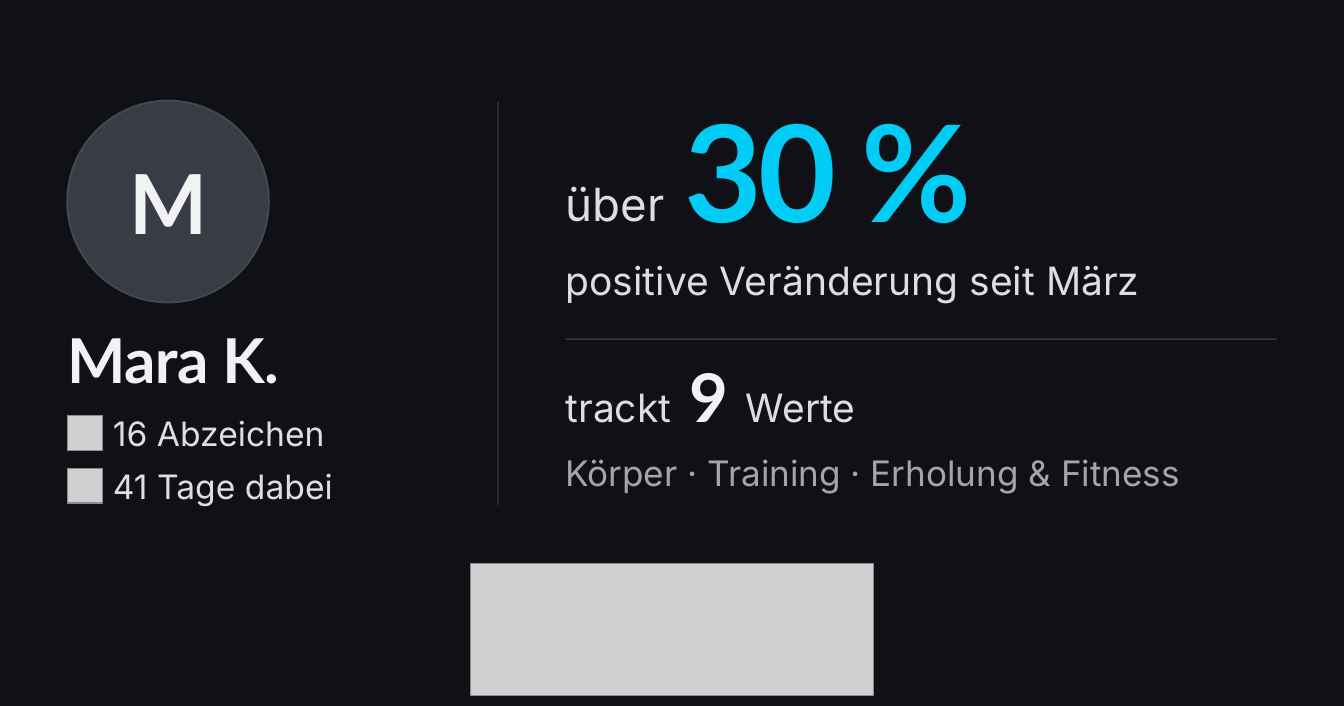
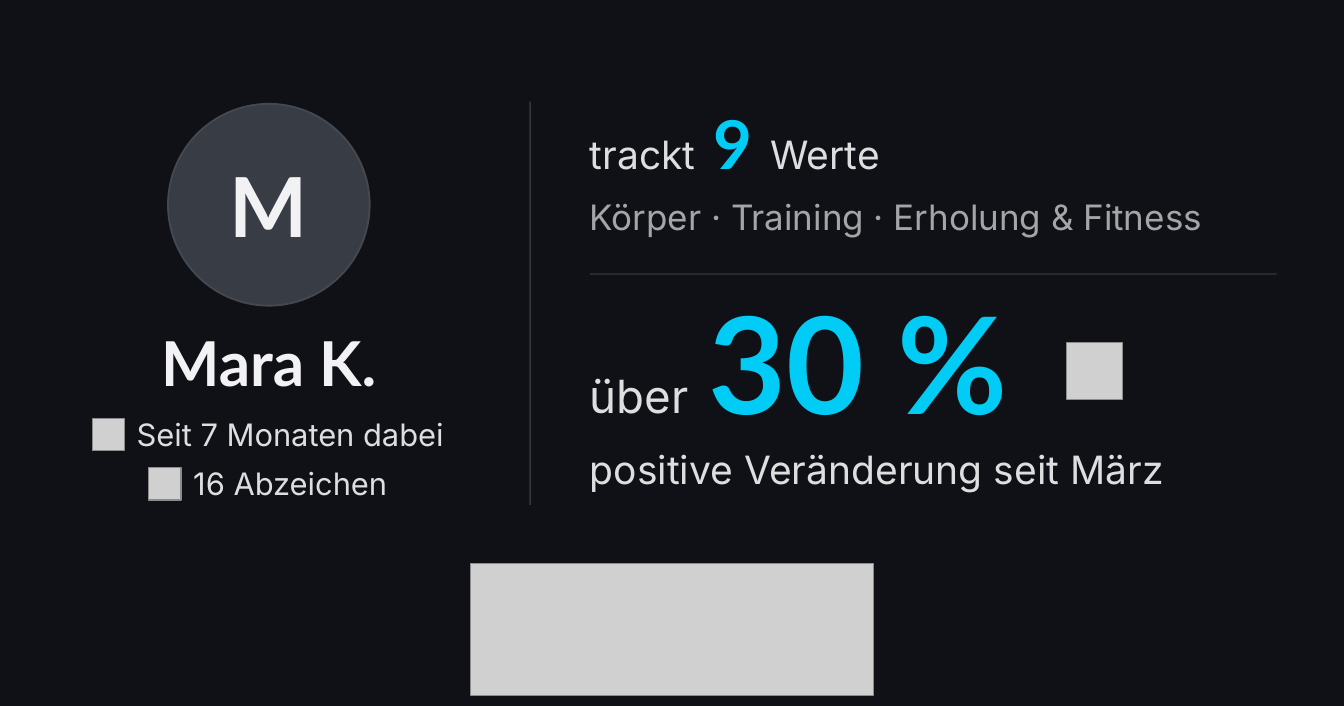
Before and after one commit to Kossa97/HOKU-Health-Hub, a slide deck: slide 4 of docs/profil/canva/hoku-link-karten.pptx (slide 1 before the commit). Drawn at 1344x706 pixels with LibreOffice and Linux fonts; fonts in the diff are those of the drawing; grey boxes stand for pictures; background and template pictures are left out. Boxes give left, top, right and bottom in pixels: in the first picture for what was removed or moved away, otherwise in the second. Text is boxed around its words. In the diff, an @@ line names an element or a change of style, - is before the commit and + after.

```diff
--- a/docs/profil/canva/hoku-link-karten.pptx
+++ b/docs/profil/canva/hoku-link-karten.pptx
@@ text "M": place and size @@
-text "M" at (129, 174, 207, 234)
+text "M" at (230, 177, 308, 237)
@@ ellipse: place and size @@
-ellipse at (67, 101, 269, 303)
+ellipse at (168, 104, 370, 306)
@@ rectangle: place and size @@
-rectangle at (497, 101, 498, 504)
+rectangle at (529, 101, 530, 504)
@@ text "9" at (714, 120, 753, 169): size 44.9 to 45 pt, text colour #F2F2F4 to #00CCF5, letter spacing -0.9 to 0 pt @@
@@ 4 texts: place and size @@
-4 texts at (566, 373, 1180, 493)
+4 texts at (590, 120, 1201, 238)
@@ text "Körper · Training · Erholung ..." at (590, 204, 1201, 238): size 23.5 to 23.4 pt @@
@@ rectangle: place and size @@
-rectangle at (566, 339, 1276, 340)
+rectangle at (590, 273, 1277, 274)
@@ text "30 %": place and size @@
-text "30 %" at (685, 123, 837, 223)
+text "30 %" at (709, 315, 865, 415)
@@ text "30 %" at (709, 315, 865, 415): letter spacing -2.7 to 0 pt @@
@@ text "Mara K.": place and size @@
-text "Mara K." at (67, 338, 278, 384)
+text "Mara K." at (161, 341, 376, 387)
@@ text "Mara K." at (161, 341, 376, 387): letter spacing -0.4 to 0 pt; alignment left to centre @@
@@ picture added at (1067, 343, 1123, 399) @@
@@ text "über": place and size @@
-text "über" at (566, 186, 665, 222)
+text "über" at (590, 378, 689, 414)
@@ picture added at (92, 418, 125, 451) @@
@@ text at (137, 423, 443, 447): text changed; size 22.5 to 20.7 pt @@
-41 Tage dabei
+Seit 7 Monaten dabei
@@ text "positive Veränderung seit März": place and size @@
-text "positive Veränderung seit März" at (566, 265, 1139, 303)
+text "positive Veränderung seit März" at (590, 454, 1163, 493)
@@ picture removed at (67, 468, 101, 502) @@
@@ picture: place and size @@
-picture at (67, 415, 101, 449)
+picture at (148, 468, 181, 500)
@@ text "16 Abzeichen": place and size @@
-text "16 Abzeichen" at (113, 421, 325, 447)
+text "16 Abzeichen" at (193, 472, 388, 496)
@@ text "16 Abzeichen" at (193, 472, 388, 496): size 22.5 to 20.7 pt; alignment left to centre @@
```
Also in this commit, not shown: 2 other slides changed, 3 slides added, 17 slides removed, 4 other files.
